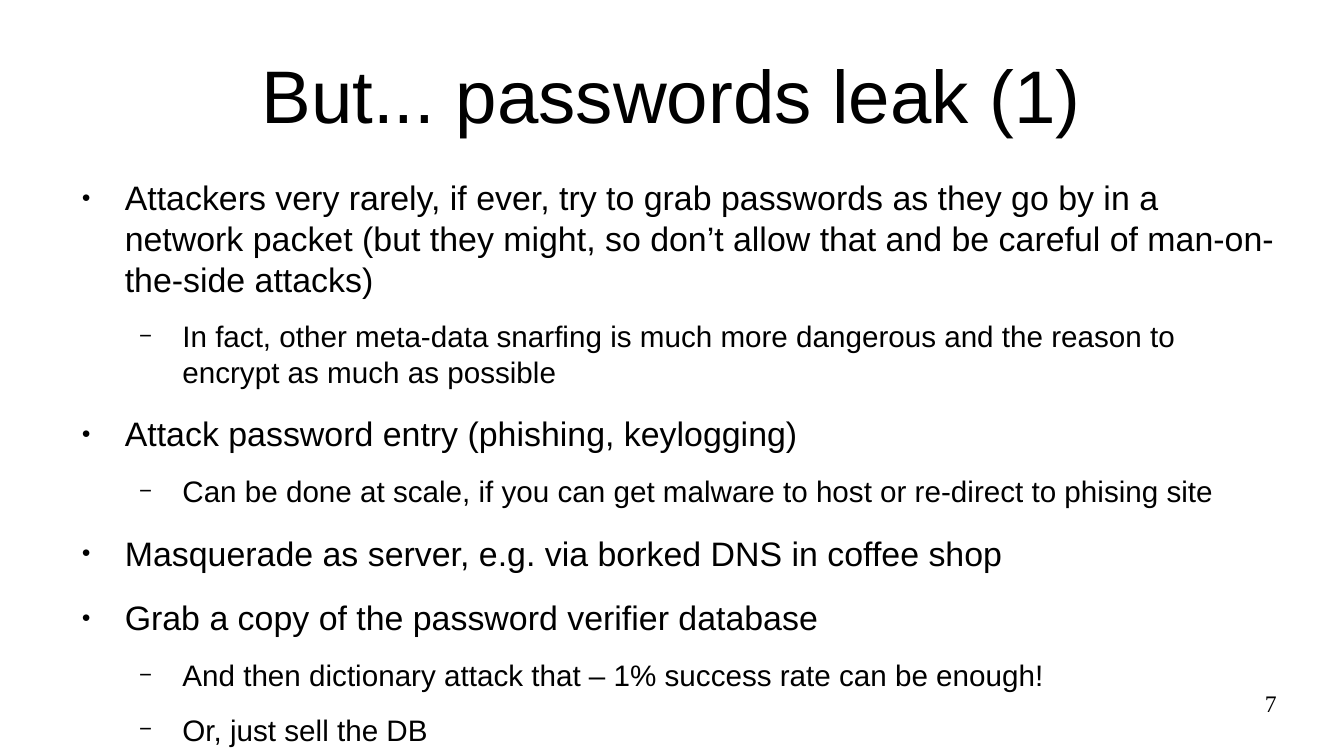
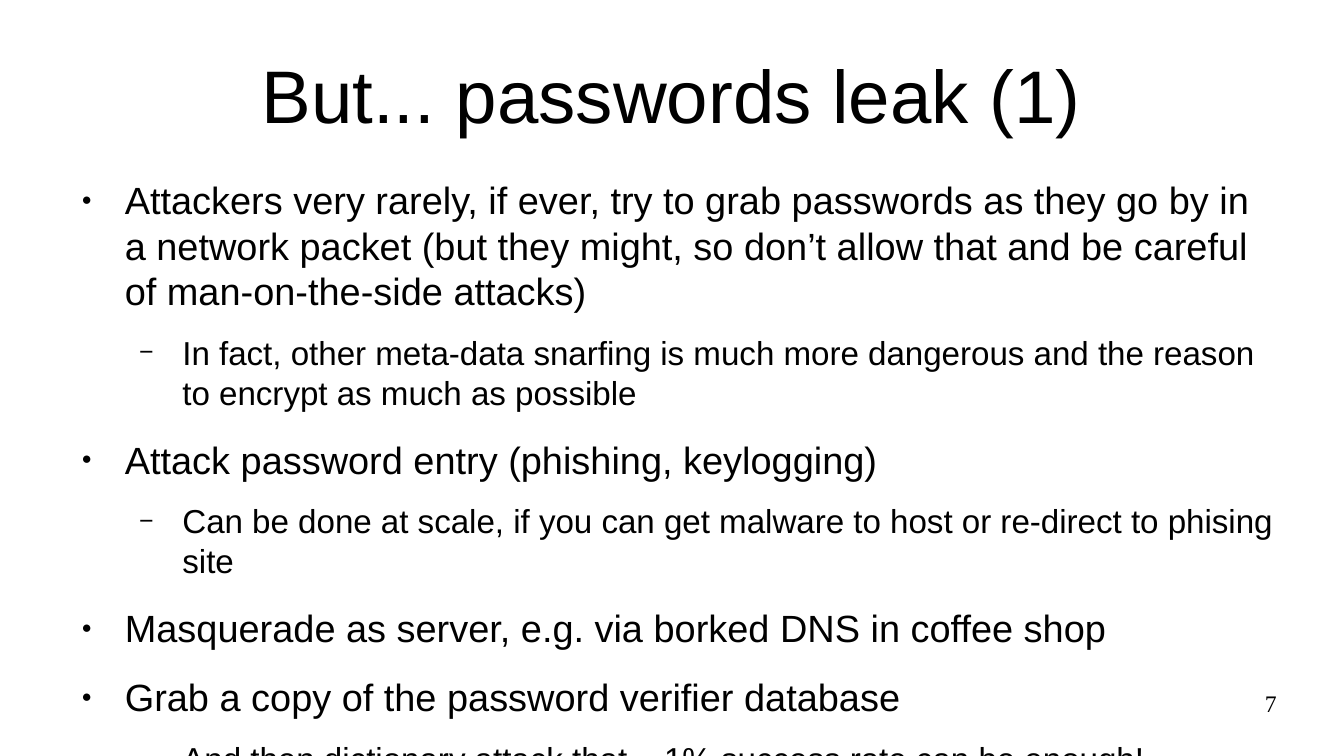
Before and after one commit to sftcd/cs7053, a slide deck: slide 7 of 2024lectures/03-passwords.odp. Drawn at 1344x756 pixels with LibreOffice and Linux fonts; fonts in the diff are those of the drawing. Boxes give left, top, right and bottom in pixels: in the first picture for what was removed or moved away, otherwise in the second. Text is boxed around its words. In the diff, an @@ line names an element or a change of style, - is before the commit and + after.

```diff
--- a/2024lectures/03-passwords.odp
+++ b/2024lectures/03-passwords.odp
@@ text "Attackers very rarely, if ever, ..." at (125,186,1273,718): size 20 to 22.4 pt in "Attackers very rarely, if ever, try to ...", "Attack password entry (phishing, keylogging)", "Masquerade as server, e.g. via borked DNS ...", "Grab a copy of the password verifier ..."; size 17.5 to 19.6 pt in "In fact, other meta-data snarfing is much ...", "Can be done at scale, if you ...", "And then dictionary attack that – 1% ...", "Or, just sell the DB" @@
```
Also in this commit, not shown: 4 other slides changed, 1 slide added, 5 other files.
